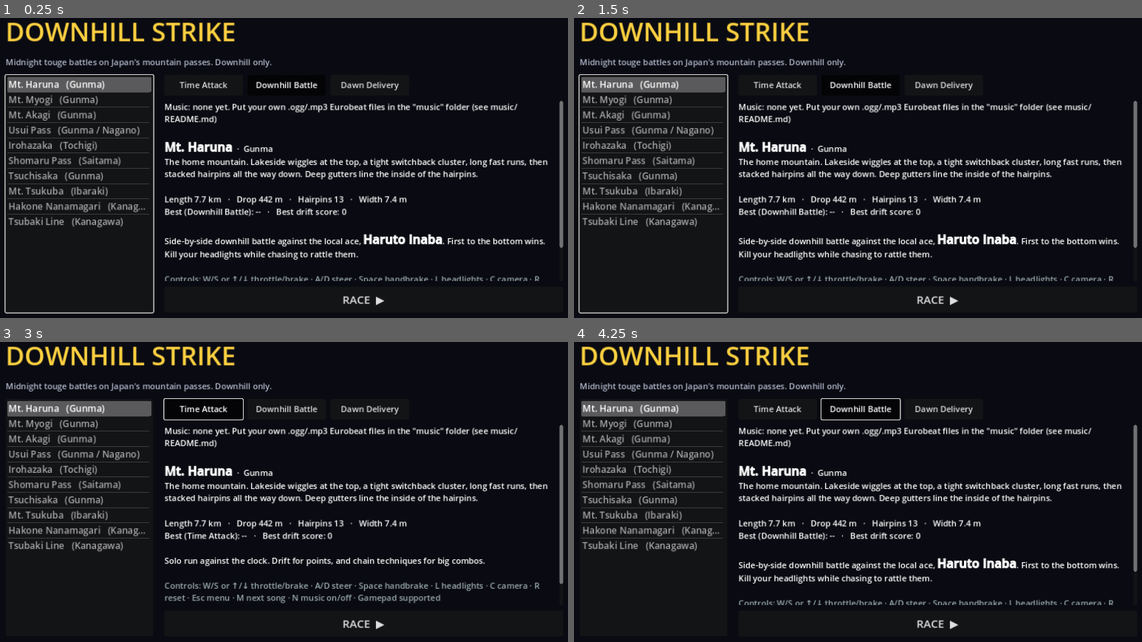
Above: before the commit, frames 1-4 (two rows, left to right).
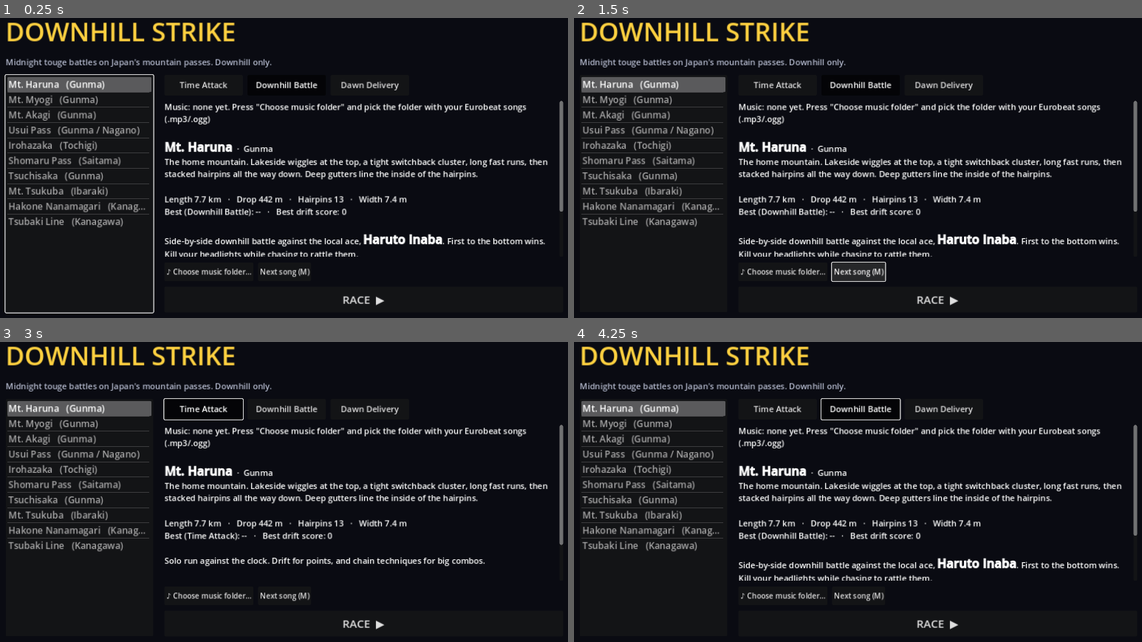
Above: after the commit, the same moments.

Repository: nickosman10/Downhill-strike
Game: Godot game, scene res://scenes/main.tscn
The game is run twice, just before and just after one commit, with the same random seed, the same clock (stepped at 60 frames per second) and the same inputs.
Inputs (mouse positions are in pixels of both pictures, inside the frame that each line leads up to):
- Up to frame 1 (0.25 s): no input
- Up to frame 2 (1.5 s): click (784, 273) at 0.5 s, where only the run after the commit has a clickable "♪ Choose music folder…"; click (858, 273) at 1.25 s, where only the run after the commit has a clickable "Next song (M)"
- Up to frame 3 (3 s): click (284, 597) at 2 s, where only the run after the commit has a clickable "Next song (M)"; click "Time Attack" at 2.75 s
- Up to frame 4 (4.25 s): click "Downhill Battle" at 3.5 s

The runs differ from the first frame. In frame 1, 2.0% of the frame differs, in the area x 28-100%, y 28-88%; in frame 2, 3.0%, in the area x 0-100%, y 18-99%; in frame 3, 2.5%; in frame 4, 2.0%.

Commit message:
Music: choose any folder on the PC from the menu; scan album sub-folders
Co-Authored-By: Claude Opus 5.5 <noreply@anthropic.com>
Claude-Session: https://claude.ai/code/session_01LLcQYzyEQizYewCt6b7etJ

Diff:
--- a/scripts/menu.gd
+++ b/scripts/menu.gd
@@ -78,6 +78,20 @@
 	info.add_theme_font_size_override("bold_font_size", 26)
 	right.add_child(info)
 
+	var music_row := HBoxContainer.new()
+	music_row.add_theme_constant_override("separation", 10)
+	right.add_child(music_row)
+	var pick := Button.new()
+	pick.text = "♪ Choose music folder…"
+	pick.custom_minimum_size = Vector2(0, 40)
+	pick.pressed.connect(_pick_music_folder)
+	music_row.add_child(pick)
+	var skip := Button.new()
+	skip.text = "Next song (M)"
+	skip.custom_minimum_size = Vector2(0, 40)
+	skip.pressed.connect(func(): Music.next_track())
+	music_row.add_child(skip)
+
 	var go := Button.new()
 	go.text = "RACE  ▶"
 	go.custom_minimum_size = Vector2(0, 56)
@@ -116,12 +130,27 @@
 			mode_text = "Side-by-side downhill battle against the local ace, [b]%s[/b]. First to the bottom wins.\nKill your headlights while chasing to rattle them." % c.rival.name
 		Game.Mode.DAWN_DELIVERY:
 			mode_text = "The early-morning delivery run. A cup of water sits on the dash: arrive with at least half of it. Smooth is fast."
-	var music_line := "Music: %d song(s) in your music folder" % Music.tracks.size() if Music.tracks.size() > 0 else "Music: none yet. Put your own .ogg/.mp3 Eurobeat files in the \"music\" folder (see music/README.md)"
+	var music_line := "Music: %d song(s) in your music folder" % Music.tracks.size() if Music.tracks.size() > 0 else "Music: none yet. Press \"Choose music folder\" and pick the folder with your Eurobeat songs (.mp3/.ogg)"
 	info.text = music_line + "\n\n" + "[b]%s[/b]  ·  %s\n%s\n\nLength %.1f km   ·   Drop %d m   ·   Hairpins %d   ·   Widt …(426 unchanged characters)…
 		c.name, c.region, c.blurb, t.length / 1000.0, int(t.drop), t.hairpins, c.width,
 		Game.MODE_NAMES[Game.mode], Game.format_time(best) if best > 0.0 else "--",
 		Game.best_score(c.id), mode_text]
 	t.free()
+
+
+func _pick_music_folder() -> void:
+	var dlg := FileDialog.new()
+	dlg.file_mode = FileDialog.FILE_MODE_OPEN_DIR
+	dlg.access = FileDialog.ACCESS_FILESYSTEM
+	dlg.use_native_dialog = true
+	dlg.title = "Choose the folder with your Eurobeat songs (.mp3 / .ogg)"
+	dlg.dir_selected.connect(func(path: String):
+		Music.set_folder(path)
+		_refresh()
+		dlg.queue_free())
+	dlg.canceled.connect(dlg.queue_free)
+	add_child(dlg)
+	dlg.popup_centered(Vector2i(900, 600))
 
 
 func _go() -> void:
--- a/scripts/music.gd
+++ b/scripts/music.gd
@@ -15,6 +15,7 @@
 var order: Array[String] = []
 var enabled := true
 var current := ""
+var custom_folder := ""      # any folder on the PC chosen from the menu
 
 
 func _ready() -> void:
@@ -26,6 +27,7 @@
 	_bind("music_next", KEY_M)
 	_bind("music_toggle", KEY_N)
 	DirAccess.make_dir_recursive_absolute("user://music")
+	custom_folder = Game.records.get_value("music", "folder", "")
 	rescan()
 	next_track()
 
@@ -40,6 +42,8 @@
 
 func folders() -> Array[String]:
 	var out: Array[String] = ["user://music"]
+	if custom_folder != "":
+		out.append(custom_folder)
 	if OS.has_feature("editor"):
 		out.append(ProjectSettings.globalize_path("res://music"))
 	else:
@@ -47,16 +51,31 @@
 	return out
 
 
+func set_folder(path: String) -> void:
+	custom_folder = path
+	Game.records.set_value("music", "folder", path)
+	Game.records.save(Game.SAVE_PATH)
+	rescan()
+	next_track()
+
+
 func rescan() -> void:
 	tracks.clear()
 	for dir_path in folders():
-		var dir := DirAccess.open(dir_path)
-		if dir == null:
-			continue
-		for f in dir.get_files():
-			if f.get_extension().to_lower() in EXTENSIONS:
-				tracks.append(dir_path.path_join(f))
+		_scan(dir_path, 0)
 	order.clear()
+
+
+## Scans a folder and its sub-folders (albums) for songs.
+func _scan(dir_path: String, depth: int) -> void:
+	var dir := DirAccess.open(dir_path)
+	if dir == null or depth > 3:
+		return
+	for f in dir.get_files():
+		if f.get_extension().to_lower() in EXTENSIONS:
+			tracks.append(dir_path.path_join(f))
+	for sub in dir.get_directories():
+		_scan(dir_path.path_join(sub), depth + 1)
 
 
 func _load(path: String) -> AudioStream:
